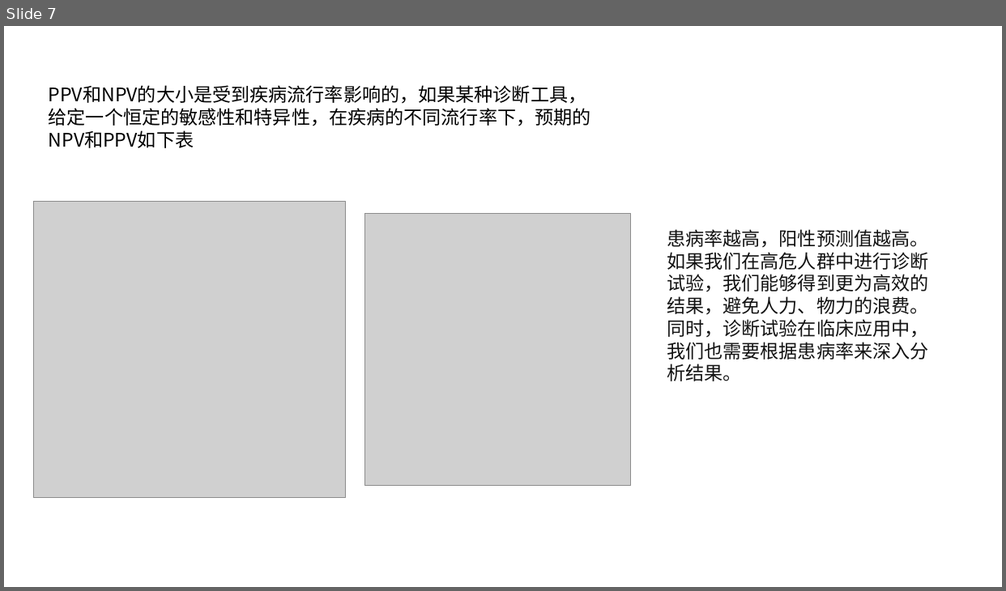
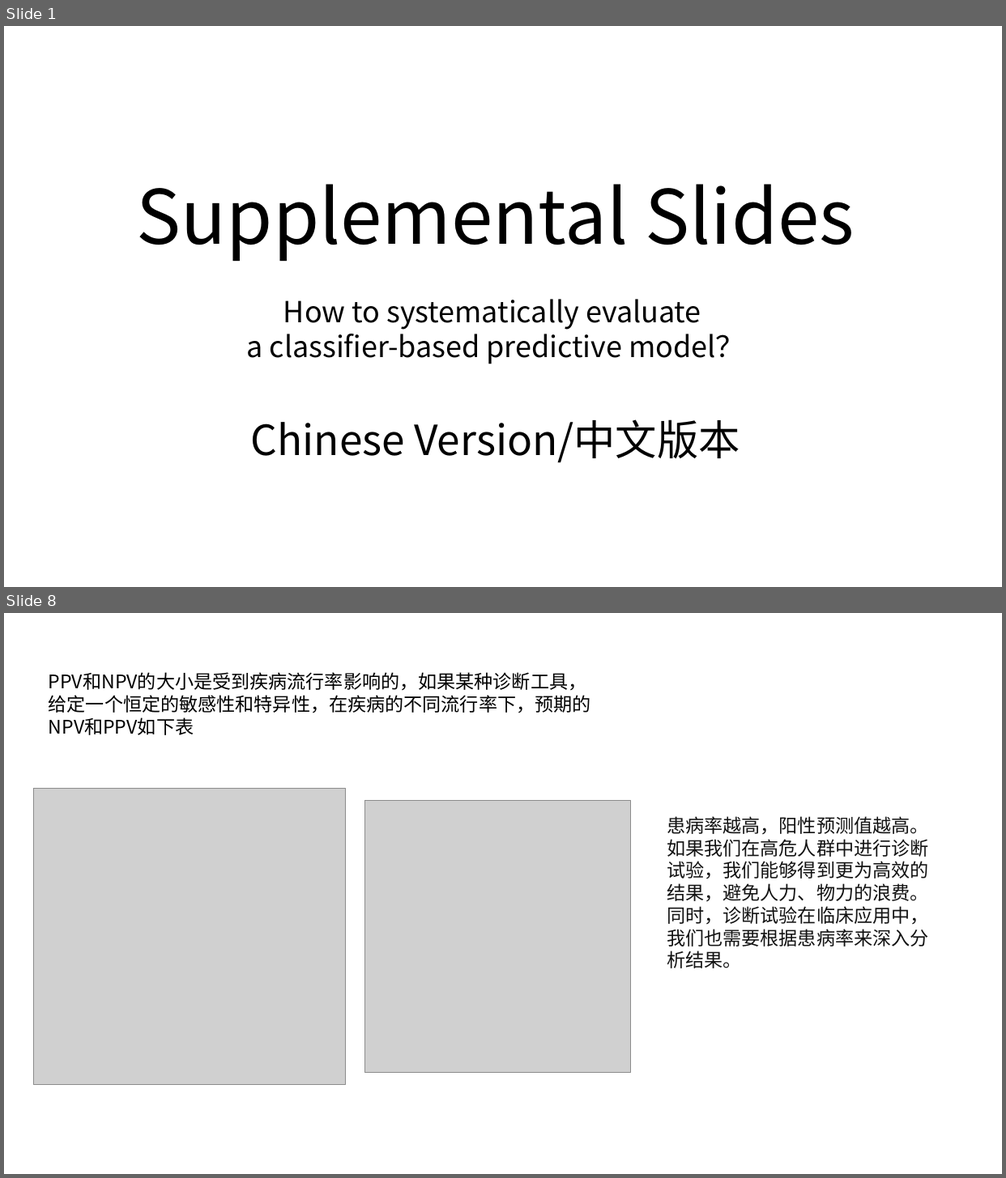
Before and after one commit to fenmeng123/2023_MentalHelath_PredictiveModeling, a slide deck: Supp_3_Slides_for_Model_Evaluation_Indices/Supplemental Slides-Model Evaluation Indices [Chinese].pptx. Shown one above the other, each under a label of ours: slide 7 before the commit, slides 1 and 8 after it; the slides between them are not shown. The pictures are 1006x591 and 1006x1178 pixels, drawn with LibreOffice and Linux fonts; fonts in the diff are those of the drawing; grey boxes stand for pictures. Boxes give left, top, right and bottom in pixels: in the first picture for what was removed or moved away, otherwise in the second. Text is boxed around its words. In the diff, an @@ line names an element or a change of style, - is before the commit and + after.

Commit message:
Modifed Supplemental Slides

```diff
--- a/Supp_3_Slides_for_Model_Evaluation_Indices/Supplemental Slides-Model Evaluation Indices [Chinese].pptx
+++ b/Supp_3_Slides_for_Model_Evaluation_Indices/Supplemental Slides-Model Evaluation Indices [Chinese].pptx
@@ slide 1 added at (4,26,1002,587), background #FFFFFF @@
@@ text added at (137,184,854,463), 28 pt, text #000000 @@
+Supplemental Slides
+How to systematically evaluate
+a classifier-based predictive model？
+Chinese Version/中文版本
@@ what was slide 7 is now slide 8 @@
```
Also in this commit, not shown: 11 slides changed, 1 other file.
